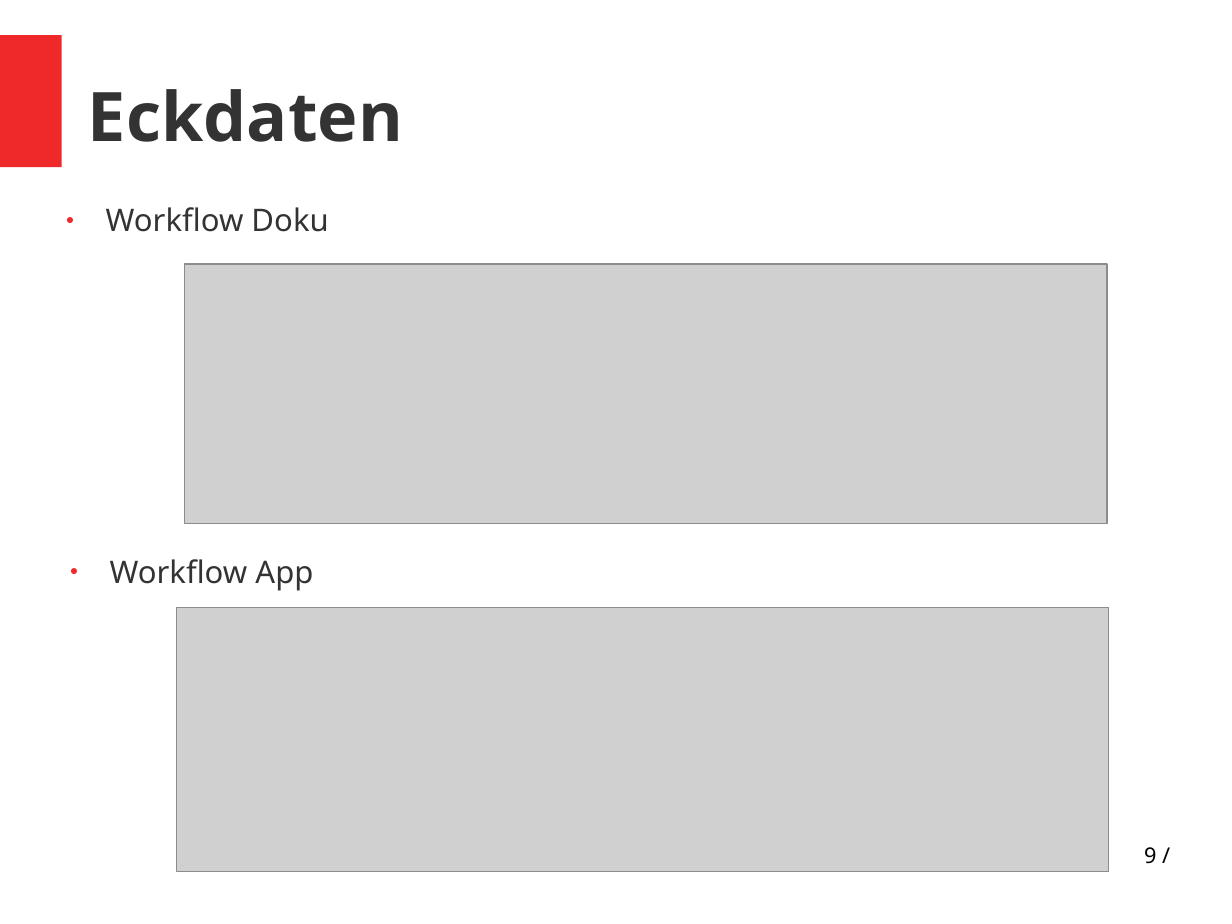
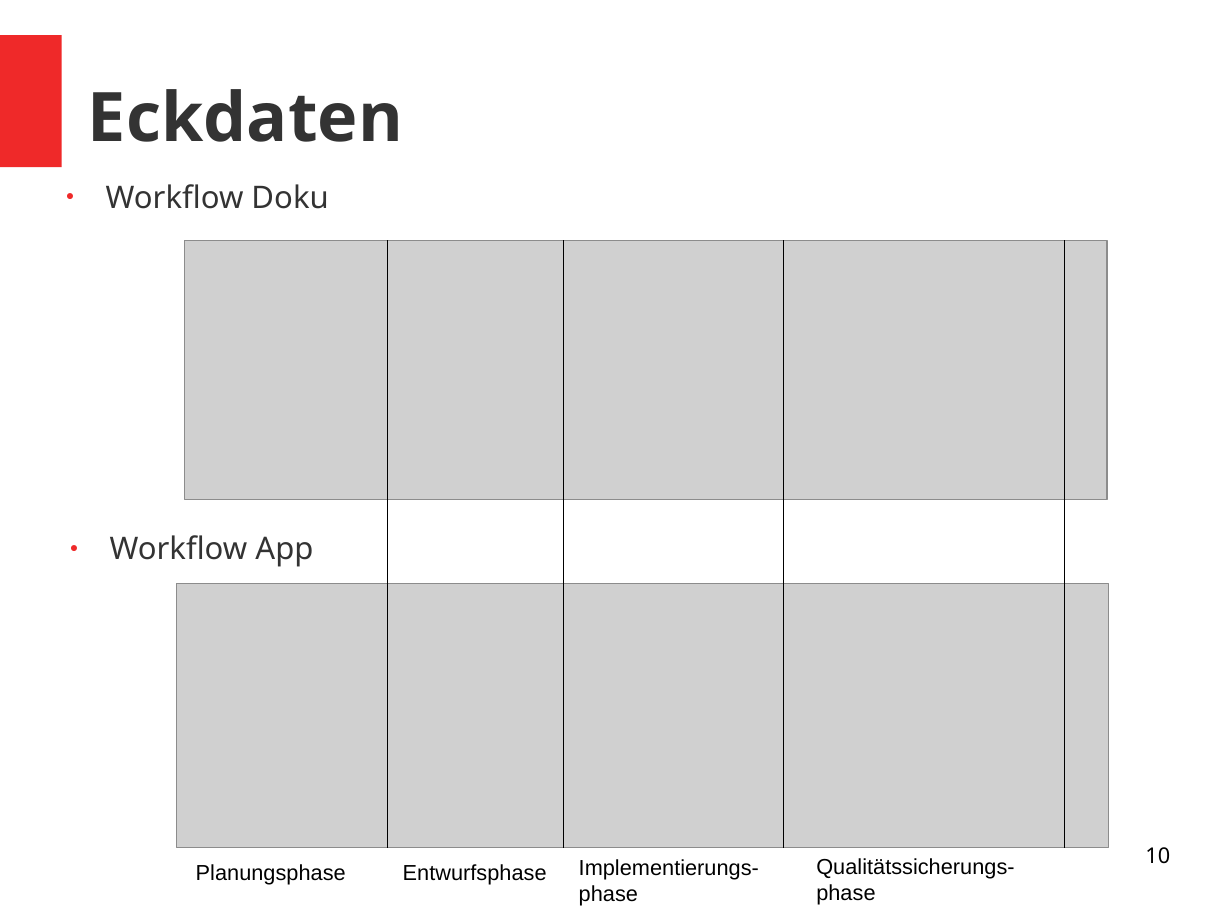
Before and after one commit to vlle1/dokumente-earablesKIT, a slide deck: slide 10 of Abschlusspräsi/Abschlusspräsi.odp (slide 9 before the commit). Drawn at 1232x924 pixels with LibreOffice and Linux fonts; fonts in the diff are those of the drawing; grey boxes stand for pictures. Boxes give left, top, right and bottom in pixels: in the first picture for what was removed or moved away, otherwise in the second. Text is boxed around its words. In the diff, an @@ line names an element or a change of style, - is before the commit and + after.

```diff
--- a/Abschlusspräsi/Abschlusspräsi.odp
+++ b/Abschlusspräsi/Abschlusspräsi.odp
@@ text "Workflow Doku" at (106, 184, 328, 209): indent changed @@
@@ line added from (387, 240) to (387, 847), #000000 0 pt @@
@@ line added from (563, 847) to (563, 240), #000000 0 pt @@
@@ line added from (784, 847) to (784, 240), #000000 0 pt @@
@@ line added from (1065, 847) to (1065, 240), #000000 0 pt @@
@@ 2 pictures, 2 texts: place and size @@
-2 pictures, 2 texts at (106, 207, 1109, 871)
+2 pictures, 2 texts at (106, 184, 1109, 847)
@@ text "Workflow App" at (110, 535, 313, 567): indent changed @@
@@ text added at (196, 864, 346, 885), 14 pt, text #000000 @@
+Planungsphase
@@ text added at (403, 864, 547, 885), 14 pt, text #000000 @@
+Entwurfsphase
@@ text added at (579, 859, 759, 905), 14 pt, text #000000 @@
+Implementierungs-phase
@@ text added at (816, 858, 1014, 905), 14 pt, text #000000 @@
+Qualitätssicherungs-phase
@@ page number at (1145, 847, 1170, 864): text changed @@
-9 /
+10
```
Also in this commit, not shown: 8 other slides changed, 6 slides added, 4 slides removed, 3 other files.
